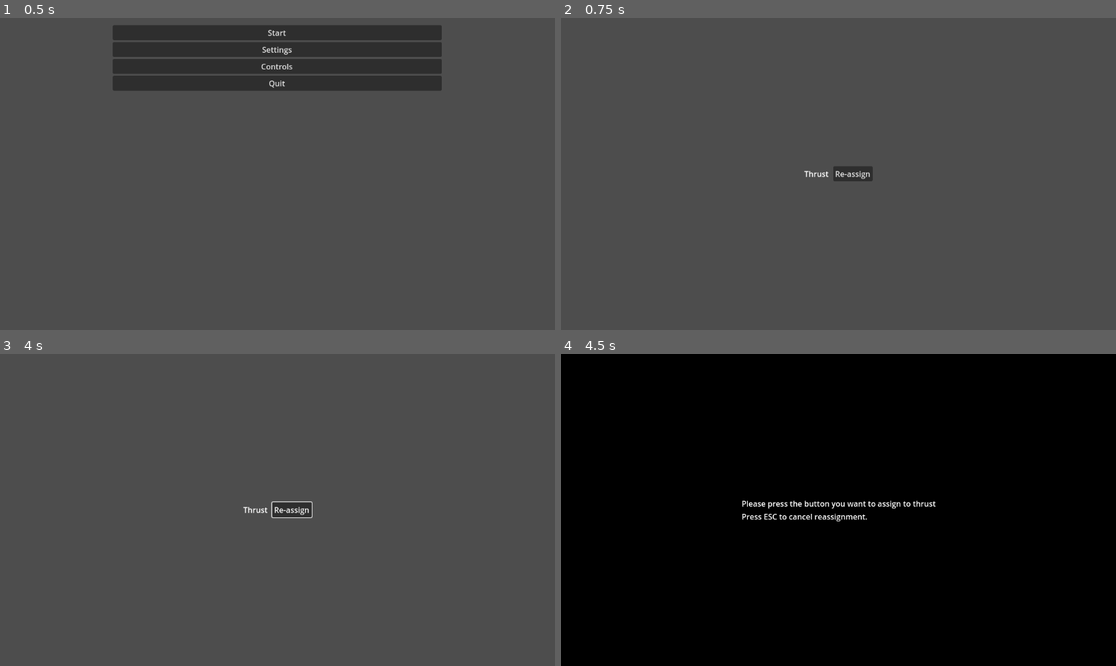
Above: before the commit, frames 1-4 (two rows, left to right).
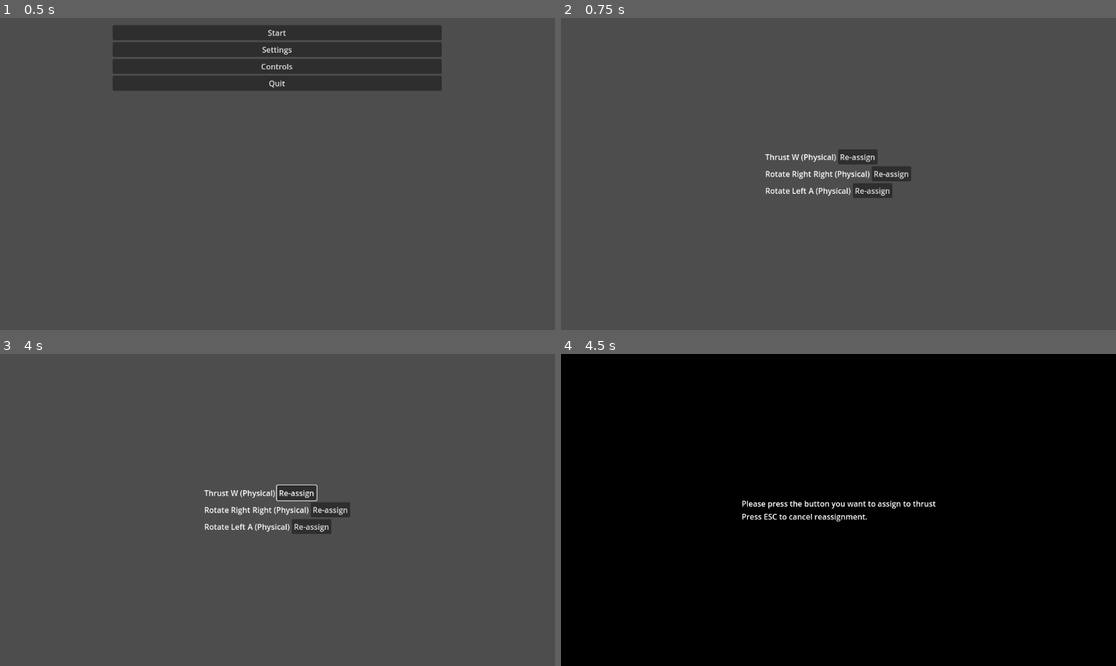
Above: after the commit, the same moments.

Repository: acidmath/DialIt
Game: Godot game, scene res://GameManager.tscn
Same seed, same stepped clock (60 frames per second), same inputs: the game is played once before the commit and once after it.
Inputs (mouse positions are in pixels of both pictures, inside the frame that each line leads up to):
- Up to frame 1 (0.5 s): no input
- Up to frame 2 (0.75 s): click "Controls" at 0.5 s
- Up to frame 3 (4 s): click "Re-assign" at 1.25 s; click "Re-assign" at 2 s; click "Re-assign" at 2.75 s; tap Enter at 3.5 s; move the mouse to (399, 494) at 3.52 s; hold W (thrust) from 3.53 s (still down); hold A (lRot) from 3.53 s (still down); tap Right (rRot) at 3.8 s
- Up to frame 4 (4.5 s): release W (thrust) at 4.25 s; release A (lRot) at 4.25 s; click "Re-assign" at 4.25 s

Frame 1 is identical in both runs. In frame 2, 1.6% of the frame differs, in the area x 36-64%, y 42-58%; in frame 3, 1.8%, in the area x 36-64%, y 41-58%; in frame 4, nothing differs.

Commit message:
more button mapping

Diff:
--- a/input_mapping.gd
+++ b/input_mapping.gd
@@ -5,6 +5,16 @@
 var actionAssigning : String
 @onready var inputReassignmentPanel = %InputReassignmentPanel
 @onready var inputMappingInstructionsLabel = %InputMappingInstructionsLabel
+@onready var thrustValueLabel = %ThrustValueLabel
+@onready var rotateRightValueLabel = %RotateRightValueLabel
+@onready var rotateLeftValueLabel = %RotateLeftValueLabel
+
+func _ready() -> void:
+	var t = InputMap.action_get_events("thrust")[0]
+	print(t.as_text())
+	thrustValueLabel.text = InputMap.action_get_events("thrust")[0].as_text()
+	rotateRightValueLabel.text = InputMap.action_get_events("rRot")[0].as_text()
+	rotateLeftValueLabel.text = InputMap.action_get_events("lRot")[0].as_text()
 
 func _input(event: InputEvent) -> void:
 	var eventKey: InputEventKey = event as InputEventKey
--- a/input_mapping_menu.tscn
+++ b/input_mapping_menu.tscn
@@ -33,9 +33,40 @@
 text = "Thrust"
 
 [node name="ThrustValueLabel" type="Label" parent="CenterContainer/VBoxContainer/ThrustInput"]
+unique_name_in_owner = true
 layout_mode = 2
 
 [node name="ThrustButton" type="Button" parent="CenterContainer/VBoxContainer/ThrustInput"]
+layout_mode = 2
+text = "Re-assign"
+
+[node name="RotateRightInput" type="HBoxContainer" parent="CenterContainer/VBoxContainer"]
+layout_mode = 2
+
+[node name="RotateRightLabel" type="Label" parent="CenterContainer/VBoxContainer/RotateRightInput"]
+layout_mode = 2
+text = "Rotate Right"
+
+[node name="RotateRightValueLabel" type="Label" parent="CenterContainer/VBoxContainer/RotateRightInput"]
+unique_name_in_owner = true
+layout_mode = 2
+
+[node name="RotateRightButton" type="Button" parent="CenterContainer/VBoxContainer/RotateRightInput"]
+layout_mode = 2
+text = "Re-assign"
+
+[node name="RotateLeftInput" type="HBoxContainer" parent="CenterContainer/VBoxContainer"]
+layout_mode = 2
+
+[node name="RotateLeftLabel" type="Label" parent="CenterContainer/VBoxContainer/RotateLeftInput"]
+layout_mode = 2
+text = "Rotate Left"
+
+[node name="RotateLeftValueLabel" type="Label" parent="CenterContainer/VBoxContainer/RotateLeftInput"]
+unique_name_in_owner = true
+layout_mode = 2
+
+[node name="RotateLeftButton" type="Button" parent="CenterContainer/VBoxContainer/RotateLeftInput"]
 layout_mode = 2
 text = "Re-assign"
 
@@ -77,3 +108,5 @@
 text = "Press ESC to cancel reassignment."
 
 [connection signal="pressed" from="CenterContainer/VBoxContainer/ThrustInput/ThrustButton" to="." method="thrust_button_pressed"]
+[connection signal="pressed" from="CenterContainer/VBoxContainer/RotateRightInput/RotateRightButton" to="." method="thrust_button_pressed"]
+[connection signal="pressed" from="CenterContainer/VBoxContainer/RotateLeftInput/RotateLeftButton" to="." method="thrust_button_pressed"]
